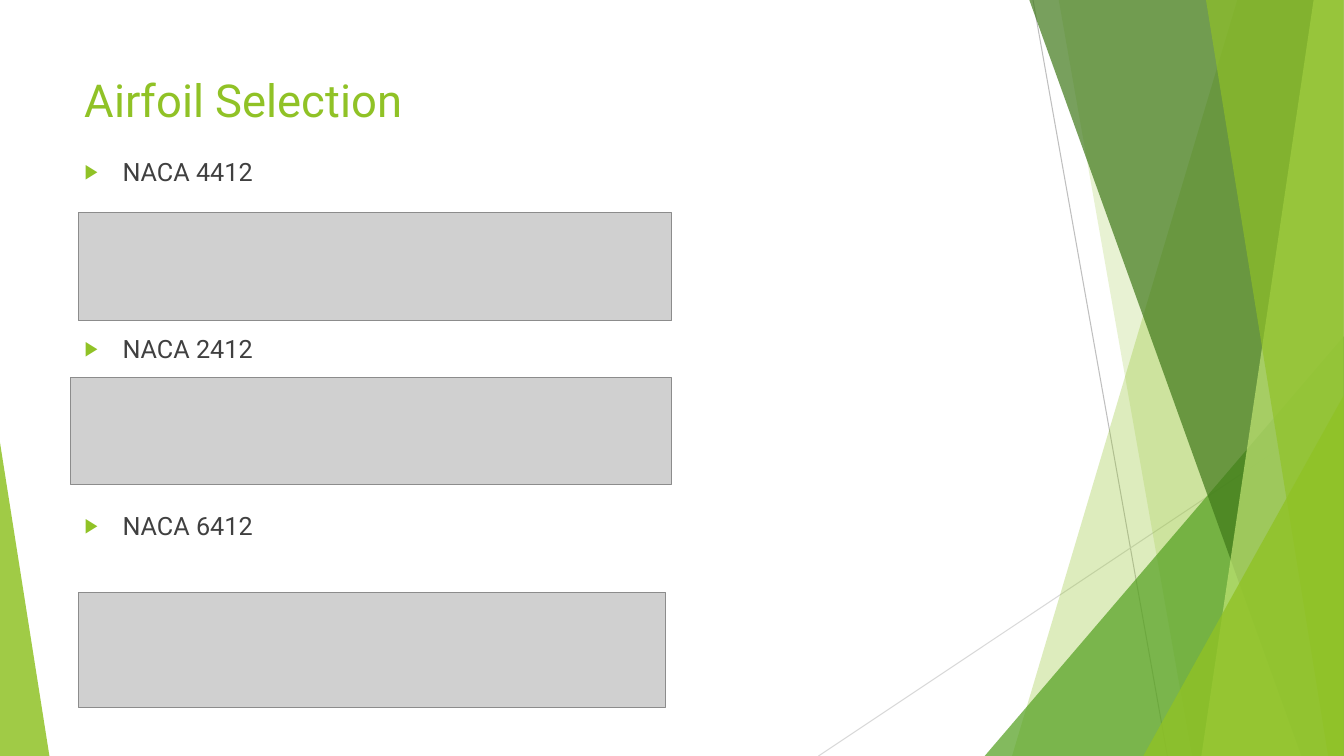
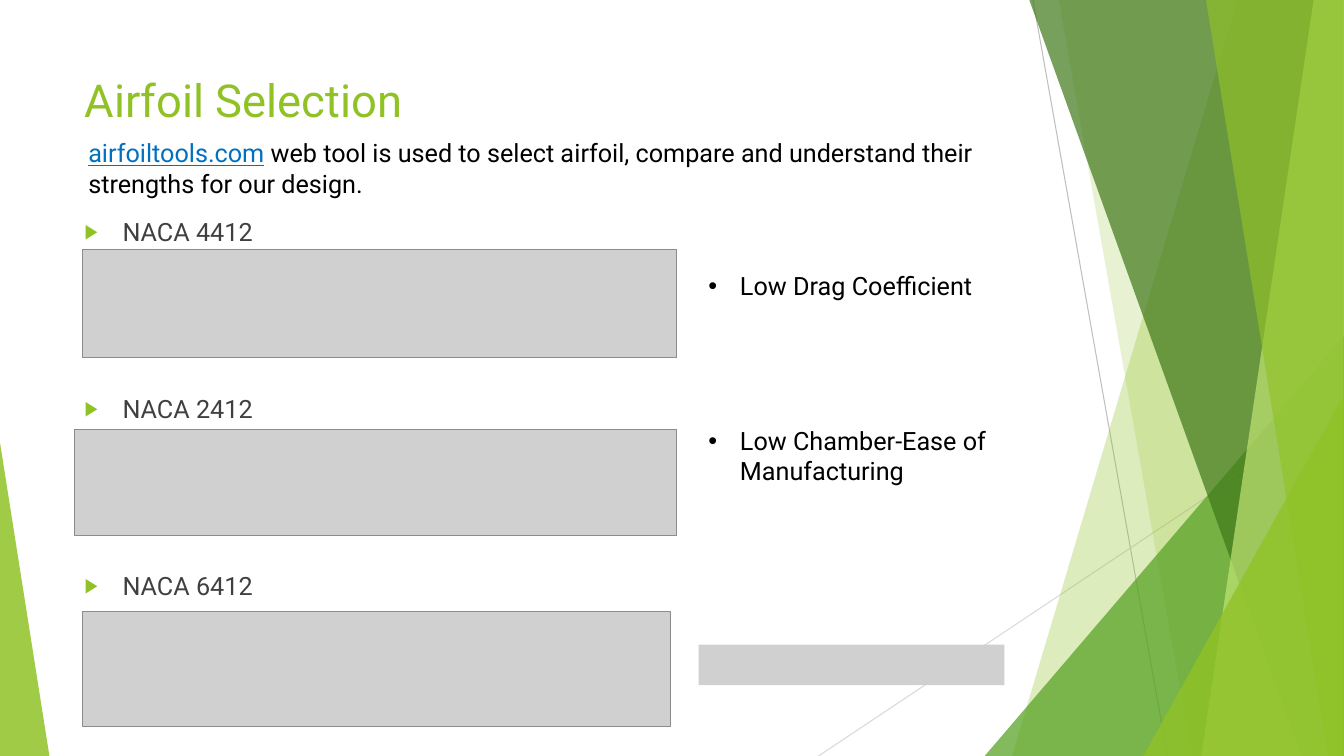
Before and after one commit to metinoxy/VTOL, a slide deck: slide 9 of Course Materials/Presentation.pptx (slide 8 before the commit). Drawn at 1344x756 pixels with LibreOffice and Linux fonts; fonts in the diff are those of the drawing; grey boxes stand for pictures. Boxes give left, top, right and bottom in pixels: in the first picture for what was removed or moved away, otherwise in the second. Text is boxed around its words. In the diff, an @@ line names an element or a change of style, - is before the commit and + after.

```diff
--- a/Course Materials/Presentation.pptx
+++ b/Course Materials/Presentation.pptx
@@ text added at box(88, 143, 972, 199), 18 pt, text #000000 @@
+airfoiltools.com web tool is used to select airfoil, compare and understand their strengths for our design.
@@ text "NACA 4412": place and size @@
-text "NACA 4412" at box(123, 163, 253, 536)
+text "NACA 4412" at box(123, 223, 253, 596)
@@ picture: place and size @@
-picture at box(79, 213, 673, 321)
+picture at box(83, 249, 677, 357)
@@ text added at box(740, 276, 972, 301), 18 pt, text #000000 @@
+• Low Drag Coefficient
@@ picture: place and size @@
-picture at box(71, 378, 673, 485)
+picture at box(75, 430, 677, 536)
@@ text added at box(740, 431, 986, 486), 18 pt, text #000000 @@
+• Low Chamber-Ease of Manufacturing
@@ picture: place and size @@
-picture at box(79, 593, 666, 708)
+picture at box(83, 612, 670, 727)
@@ picture added at box(699, 644, 1004, 685) @@
```
Also in this commit, not shown: 5 other slides changed, 5 slides added, 4 slides removed.
